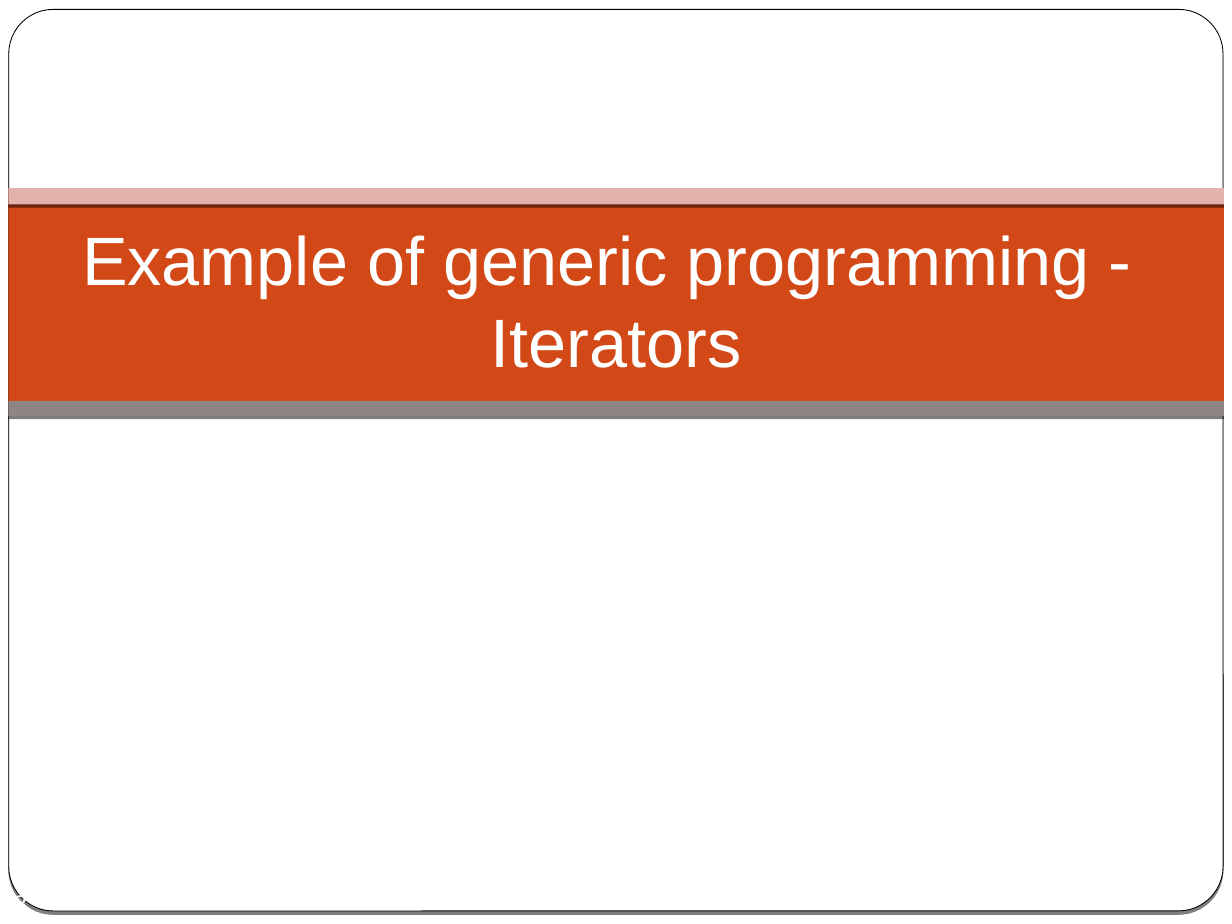
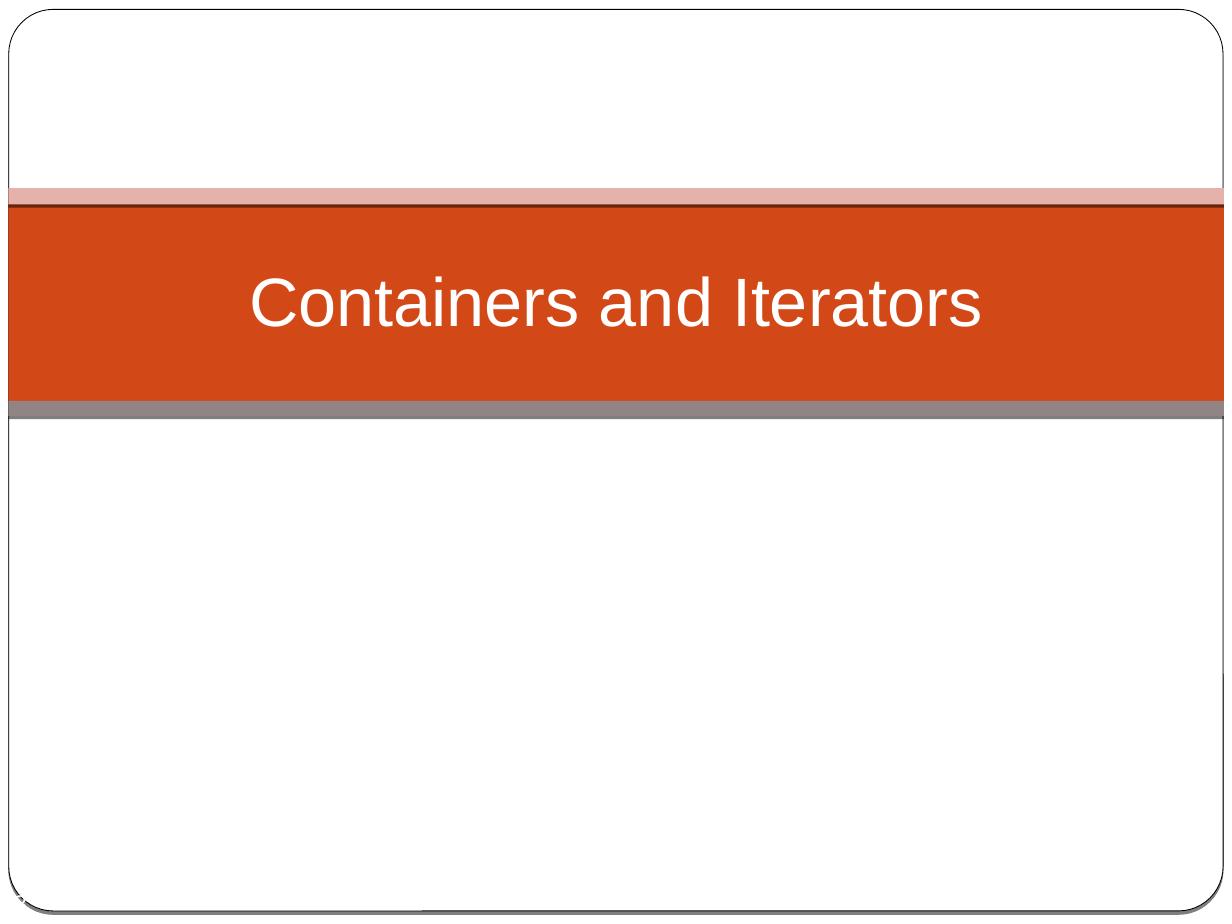
Before and after one commit to cpp-at-ariel/cpp-5780, a slide deck: slide 8 of 08-templates-iterators/slides-2-class-templates-iterators.odp. Drawn at 1232x924 pixels with LibreOffice and Linux fonts; fonts in the diff are those of the drawing. Boxes give left, top, right and bottom in pixels: in the first picture for what was removed or moved away, otherwise in the second. Text is boxed around its words. In the diff, an @@ line names an element or a change of style, - is before the commit and + after.

```diff
--- a/08-templates-iterators/slides-2-class-templates-iterators.odp
+++ b/08-templates-iterators/slides-2-class-templates-iterators.odp
@@ title at (249, 276, 983, 327): text changed @@
-Example of generic programming -
-Iterators
+Containers and Iterators
```
Also in this commit, not shown: 7 other slides changed, 5 other files.
